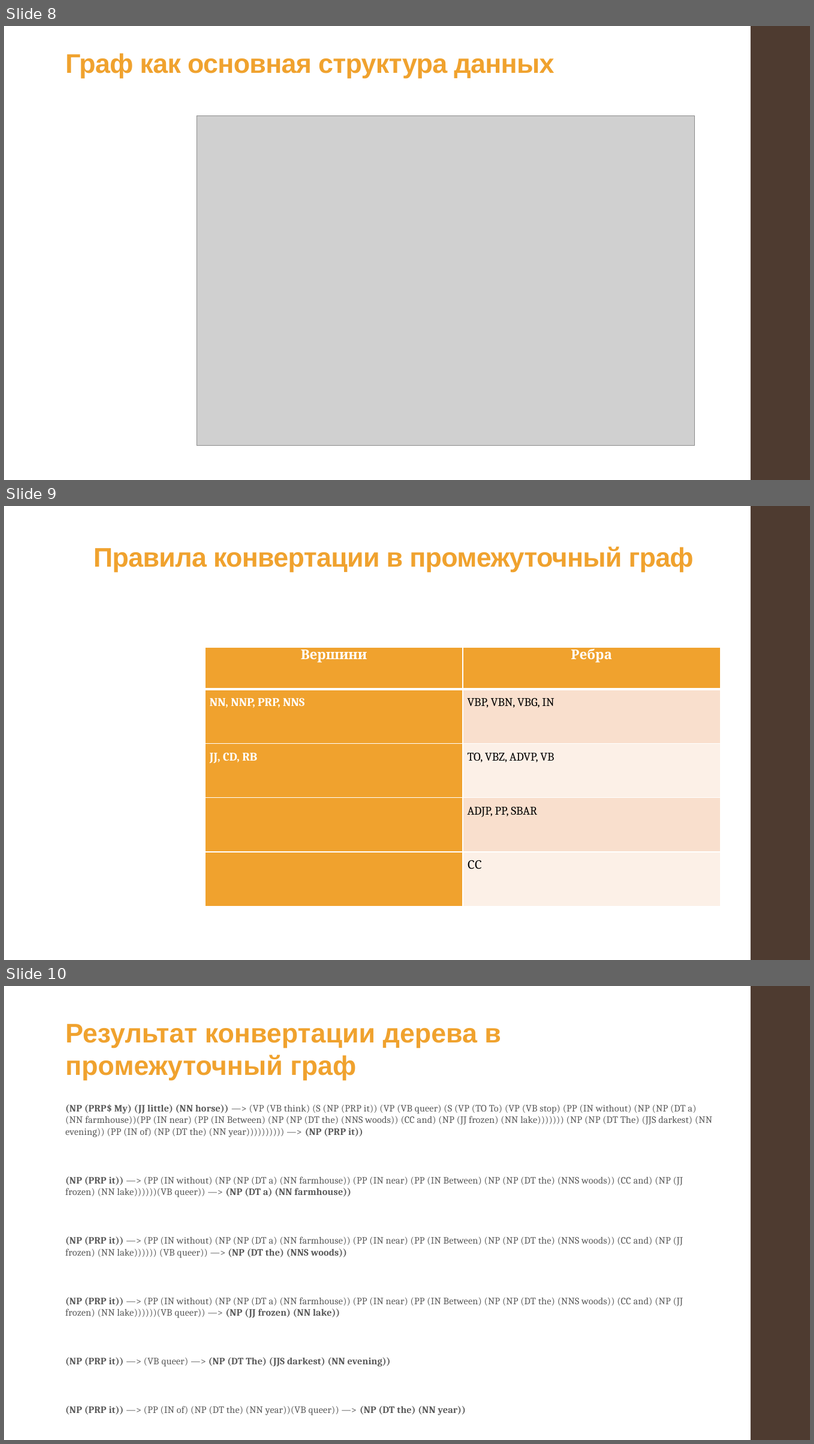
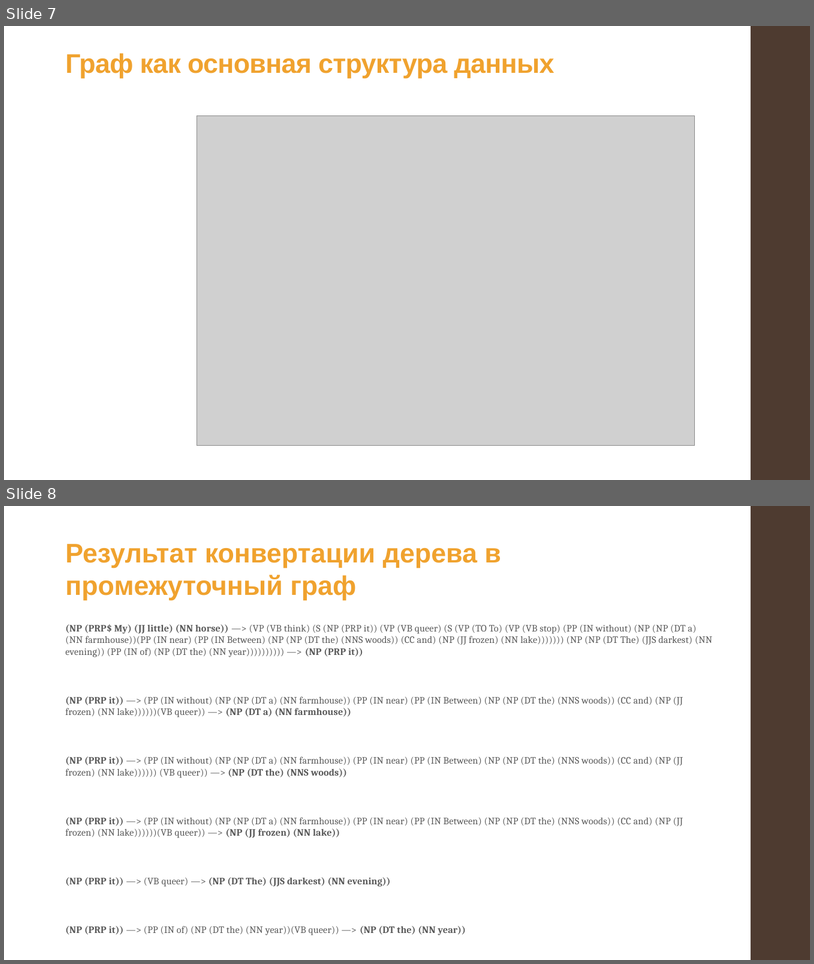
Before and after one commit to alexnodejs/onto-diploma, a slide deck: presentation/Moiseyenko_presentation.pptx. Shown one above the other, each under a label of ours: slides 8, 9 and 10 before the commit, slides 7 and 8 after it. The pictures are 814x1444 and 814x964 pixels, drawn with LibreOffice and Linux fonts; fonts in the diff are those of the drawing; grey boxes stand for pictures. Boxes give left, top, right and bottom in pixels: in the first picture for what was removed or moved away, otherwise in the second. Text is boxed around its words. In the diff, an @@ line names an element or a change of style, - is before the commit and + after.

```diff
--- a/presentation/Moiseyenko_presentation.pptx
+++ b/presentation/Moiseyenko_presentation.pptx
@@ slide 9 removed at (4, 506, 810, 960), background #FFFFFF; not listed: 1 template element that a slide beside it also shows @@
@@ title removed at (93, 546, 694, 572) @@
-Правила конвертации в промежуточный граф
@@ table removed at (206, 647, 721, 906), 5 rows, 2 columns @@
-Вершини | Ребра
-NN, NNP, PRP, NNS | VBP, VBN, VBG, IN
-JJ, CD, RB | TO, VBZ, ADVP, VB
- | ADJP, PP, SBAR
- | СС
@@ what was slide 8 is now slide 7 @@
@@ what was slide 10 is now slide 8 @@
```
Also in this commit, not shown: 9 slides changed, 1 slide added, 1 other slide removed, 2 other files.
